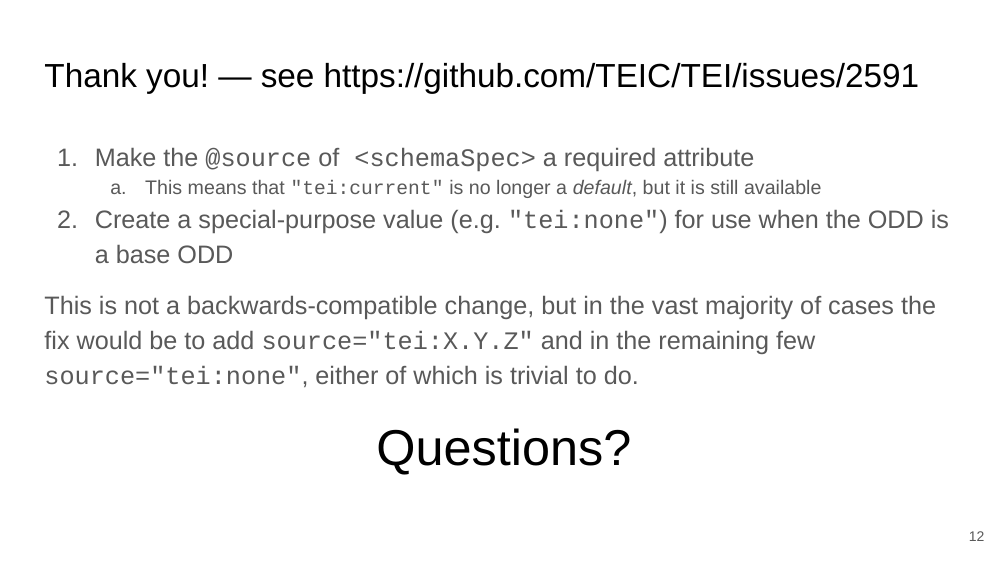
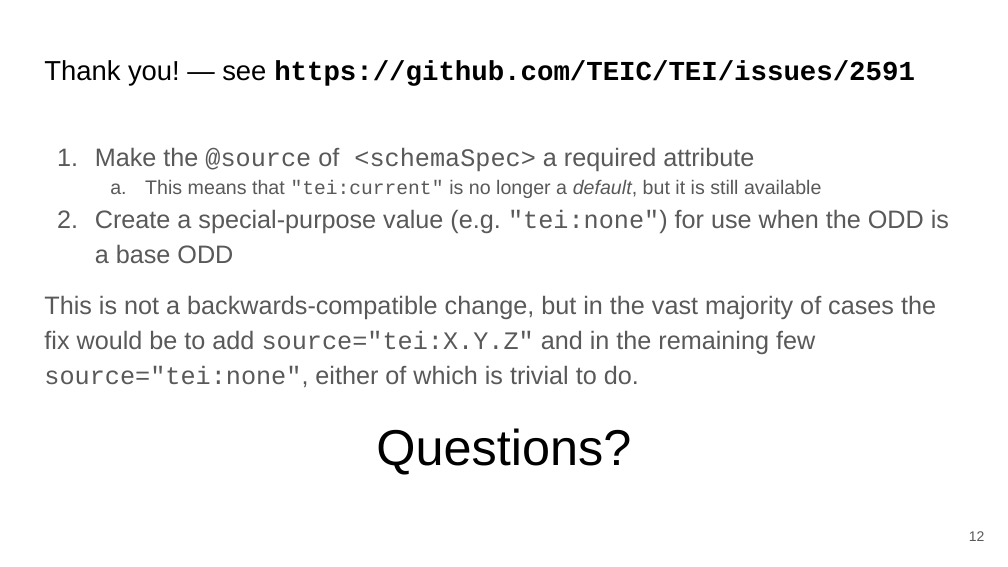
Before and after one commit to TEIC/atop, a slide deck: slide 12 of Documentation/presentations/TEI_2025_Krakow.odp. Drawn at 1008x567 pixels with LibreOffice and Linux fonts; fonts in the diff are those of the drawing; background and template pictures are left out. Boxes give left, top, right and bottom in pixels: in the first picture for what was removed or moved away, otherwise in the second. Text is boxed around its words. In the diff, an @@ line names an element or a change of style, - is before the commit and + after.

Commit message:
Fix presentation for clarity.

```diff
--- a/Documentation/presentations/TEI_2025_Krakow.odp
+++ b/Documentation/presentations/TEI_2025_Krakow.odp
@@ title "Thank you! — see https://github.com/TEIC/TEI/issues/2591" at [44, 60, 915, 86]: size 23.8 to 19.6 pt; font Arial to Courier New, bold on in "https://github.com/TEIC/TEI/issues/2591"; line spacing 0.9 to 0.8 @@
```
